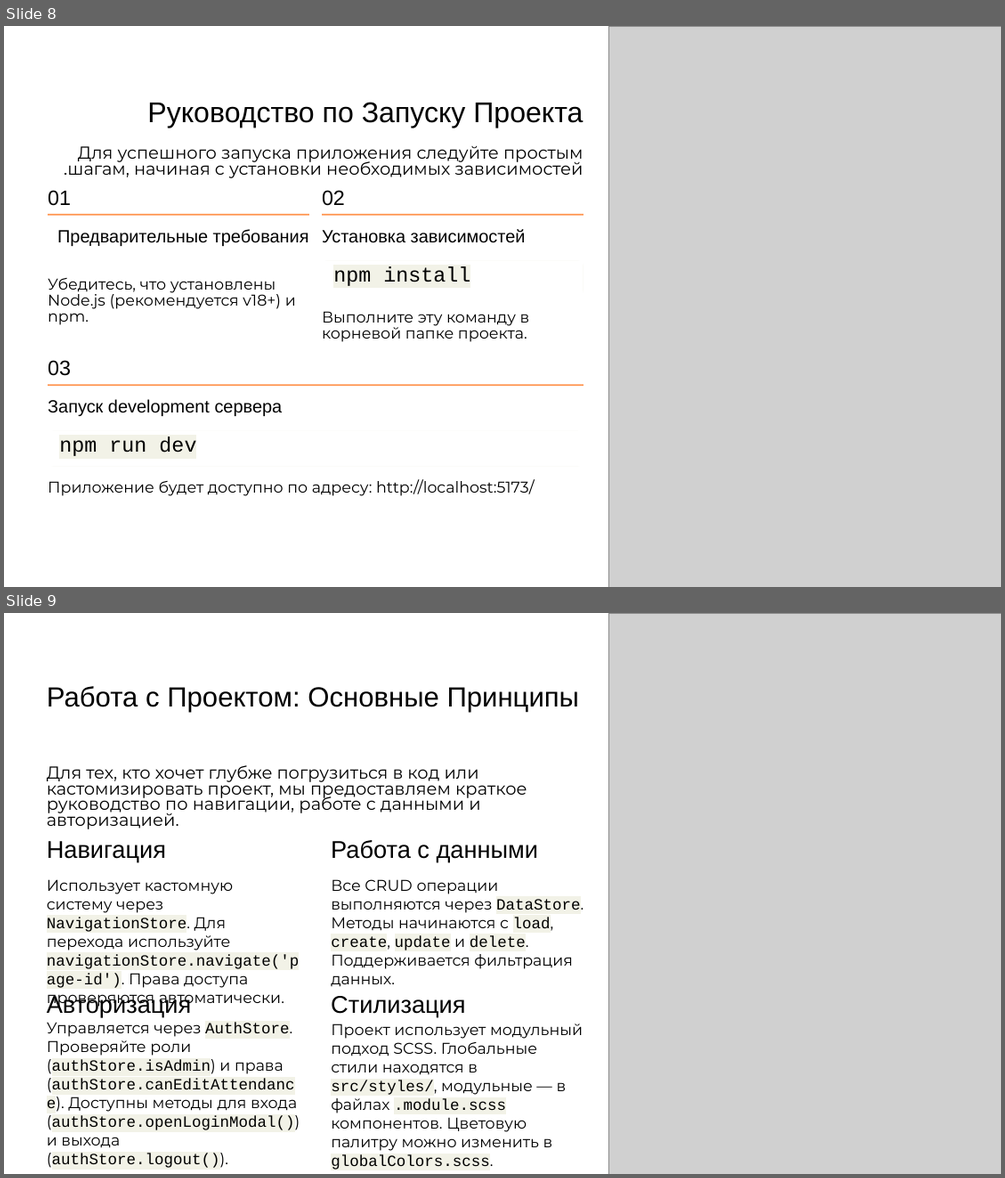
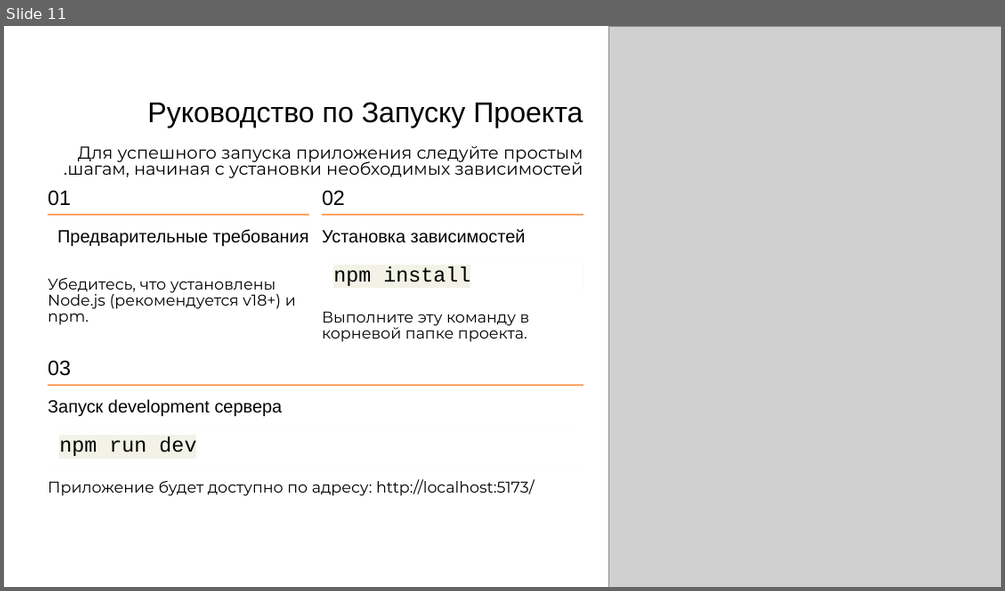
Before and after one commit to tiodio324/ClassSchedule-13, a slide deck: 492 ВКР Смирнов Никита.pptx. Shown one above the other, each under a label of ours: slides 8 and 9 before the commit, slide 11 after it. The pictures are 1005x1178 and 1005x591 pixels, drawn with LibreOffice and Linux fonts; fonts in the diff are those of the drawing; grey boxes stand for pictures. Boxes give left, top, right and bottom in pixels: in the first picture for what was removed or moved away, otherwise in the second. Text is boxed around its words. In the diff, an @@ line names an element or a change of style, - is before the commit and + after.

```diff
--- a/492 ВКР Смирнов Никита.pptx
+++ b/492 ВКР Смирнов Никита.pptx
@@ slide 9 removed at box(4, 613, 1001, 1174), background #FFFFFF @@
@@ picture removed at box(608, 613, 1001, 1174) @@
@@ text removed at box(47, 686, 580, 712) @@
-Работа с Проектом: Основные Принципы
@@ text removed at box(47, 765, 527, 829) @@
-Для тех, кто хочет глубже погрузиться в код или кастомизировать проект, мы предоставляем краткое руководство по навигации, работе с данными и авторизацией.
@@ text removed at box(47, 841, 166, 862) @@
-Навигация
@@ text removed at box(331, 840, 538, 862) @@
-Работа с данными
@@ text removed at box(47, 879, 299, 1007) @@
-Использует кастомную систему через NavigationStore. Для перехода используйте navigationStore.navigate('page-id'). Права доступа проверяются автоматически.
@@ text removed at box(331, 879, 583, 987) @@
-Все CRUD операции выполняются через DataStore. Методы начинаются с load, create, update и delete. Поддерживается фильтрация данных.
@@ text removed at box(47, 994, 192, 1017) @@
-Авторизация
@@ text removed at box(331, 996, 465, 1017) @@
-Стилизация
@@ text removed at box(47, 1022, 300, 1167) @@
-Управляется через AuthStore. Проверяйте роли (authStore.isAdmin) и права (authStore.canEditAttendance). Доступны методы для входа (authStore.openLoginModal()) и выхода (authStore.logout()).
@@ text removed at box(331, 1023, 582, 1169) @@
-Проект использует модульный подход SCSS. Глобальные стили находятся в src/styles/, модульные — в файлах .module.scss компонентов. Цветовую палитру можно изменить в globalColors.scss.
@@ what was slide 8 is now slide 11 @@
```
Also in this commit, not shown: 7 slides changed, 4 slides added, 1 other slide removed, 1 other file.
